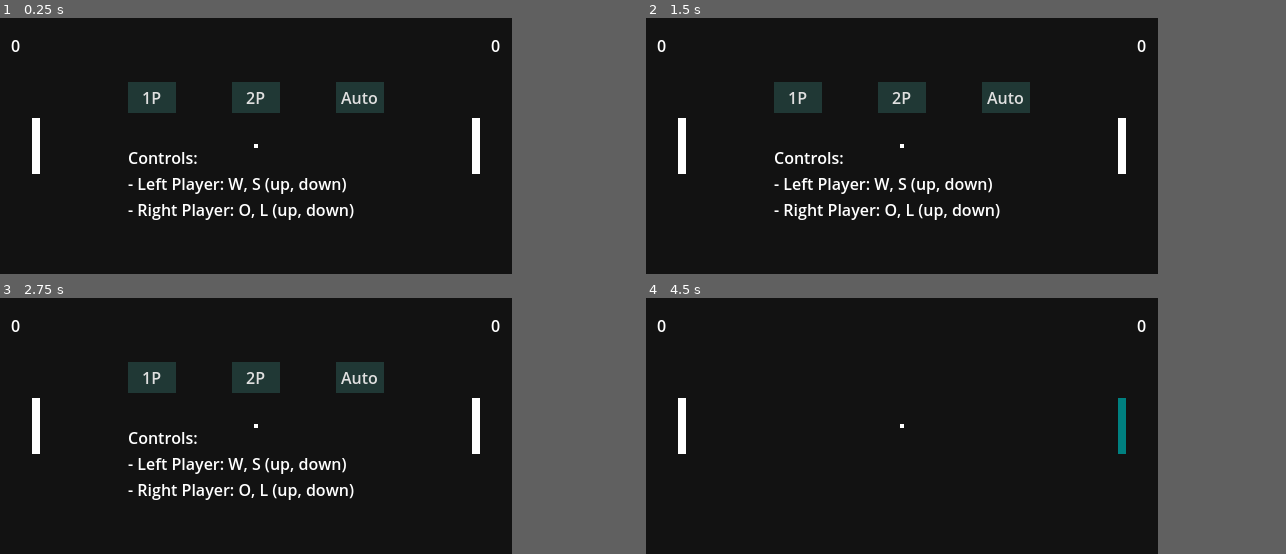
Above: before the commit, frames 1-4 (two rows, left to right).
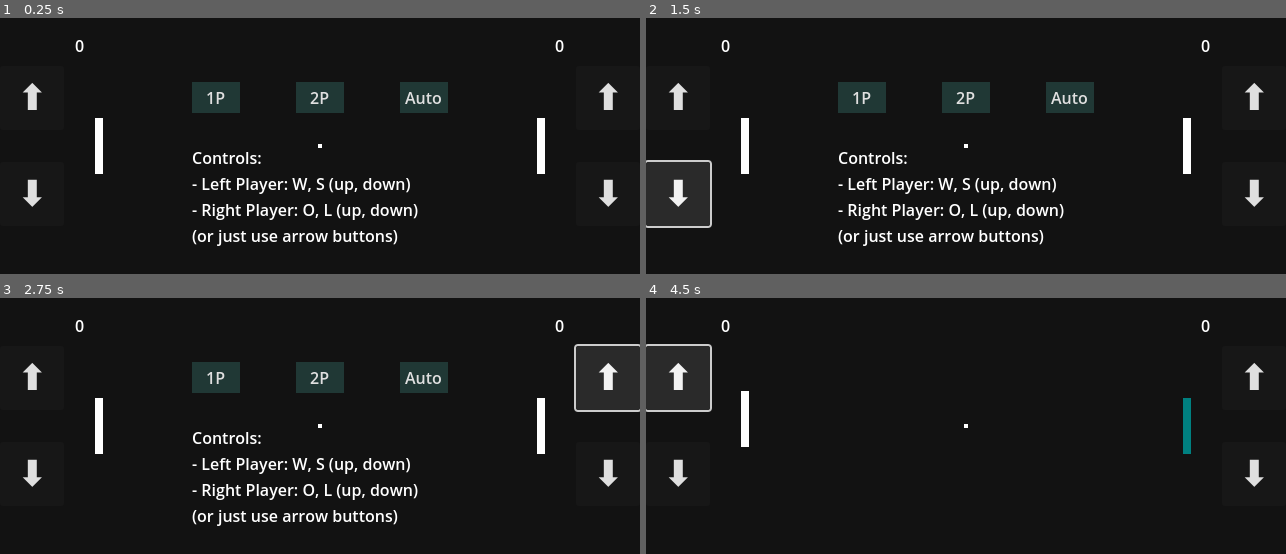
Above: after the commit, the same moments.

Repository: gmso/gamechallenge_pong
Game: Godot game, scene res://main.tscn
Two runs of this game, one before a commit and one after it. Both use one fixed random seed, a clock stepped at 60 frames per second and the inputs below.
Inputs (mouse positions are in pixels of both pictures, inside the frame that each line leads up to):
- Up to frame 1 (0.25 s): no input
- Up to frame 2 (1.5 s): click (671, 97) at 0.5 s, where only the run after the commit has a clickable "⬆️"; click (671, 194) at 1.25 s, where only the run after the commit has a clickable "⬇️"
- Up to frame 3 (2.75 s): click (486, 377) at 2 s, where only the run after the commit has a clickable "⬆️"
- Up to frame 4 (4.5 s): click (1132, 474) at 2.75 s, where only the run after the commit has a clickable "⬇️"; click "1P" at 3.5 s; click (671, 377) at 4.25 s, where only the run after the commit has a clickable "⬆️"
In our replay, the window is 512x256 before the commit and 640x256 after it. These sizes can differ from the game's own. Grey fills any space a smaller window leaves; there, only what the larger window draws over its background counts as a difference.

The runs differ from the first frame. In frame 1, 10% of the frame differs, in the area x 1-97%, y 8-90%; in frame 2, 11%; in frame 3, 11%, in the area x 1-100%, y 8-90%; in frame 4, 2.2%.

Commit message:
Add arrow buttons for touch screens

Diff:
--- a/ball.tscn
+++ b/ball.tscn
@@ -13,13 +13,13 @@
 script = ExtResource("1_x8fbi")
 
 [node name="CollisionShape2D" type="CollisionShape2D" parent="."]
-position = Vector2(256, 128)
+position = Vector2(320, 128)
 shape = SubResource("RectangleShape2D_41u45")
 
 [node name="ColorRect" type="ColorRect" parent="."]
-offset_left = 254.0
+offset_left = 318.0
 offset_top = 126.0
-offset_right = 258.0
+offset_right = 322.0
 offset_bottom = 130.0
 
 [node name="TimerAccelerateBall" type="Timer" parent="."]
--- a/hud.gd
+++ b/hud.gd
@@ -4,6 +4,10 @@
 signal start_game_2_players_requested
 signal start_game_auto_requested
 signal prepare_for_new_game_requested
+signal move_up_left_button_toggled(pressed:bool)
+signal move_down_left_button_toggled(pressed:bool)
+signal move_up_right_button_toggled(pressed:bool)
+signal move_down_right_button_toggled(pressed:bool)
 
 # Called when the node enters the scene tree for the first time.
 #func _ready() -> void:
@@ -48,3 +52,28 @@
 	$Button2Players.show()
 	$ButtonAuto.show()
 	prepare_for_new_game_requested.emit()
+
+
+func _on_move_up_left_button_down() -> void:
+	move_up_left_button_toggled.emit(true)
+
+func _on_move_up_left_button_up() -> void:
+	move_up_left_button_toggled.emit(false)
+
+func _on_move_down_left_button_down() -> void:
+	move_down_left_button_toggled.emit(true)
+
+func _on_move_down_left_button_up() -> void:
+	move_down_left_button_toggled.emit(false)
+
+func _on_move_up_right_button_down() -> void:
+	move_up_right_button_toggled.emit(true)
+
+func _on_move_up_right_button_up() -> void:
+	move_up_right_button_toggled.emit(false)
+
+func _on_move_down_right_button_down() -> void:
+	move_down_right_button_toggled.emit(true)
+
+func _on_move_down_right_button_up() -> void:
+	move_down_right_button_toggled.emit(false)
--- a/hud.tscn
+++ b/hud.tscn
@@ -24,15 +24,19 @@
 script = ExtResource("1_37p78")
 
 [node name="Background" type="ColorRect" parent="."]
-layout_mode = 0
-offset_right = 512.0
-offset_bottom = 256.0
+layout_mode = 1
+anchors_preset = 15
+anchor_right = 1.0
+anchor_bottom = 1.0
+grow_horizontal = 2
+grow_vertical = 2
 color = Color(0.072842635, 0.072842635, 0.072842635, 1)
 
 [node name="ScoreLeft" type="Label" parent="."]
 layout_mode = 0
+offset_left = 64.0
 offset_top = 16.0
-offset_right = 32.0
+offset_right = 96.0
 offset_bottom = 39.0
 text = "0"
 horizontal_alignment = 1
@@ -40,19 +44,20 @@
 
 [node name="Hint" type="Label" parent="."]
 layout_mode = 0
-offset_left = 128.0
+offset_left = 192.0
 offset_top = 128.0
-offset_right = 376.0
+offset_right = 440.0
 offset_bottom = 232.0
 text = "Controls:
 - Left Player: W, S (up, down)
-- Right Player: O, L (up, down)"
+- Right Player: O, L (up, down)
+(or just use arrow buttons)"
 
 [node name="ScoreRight" type="Label" parent="."]
 layout_mode = 0
-offset_left = 480.0
+offset_left = 544.0
 offset_top = 16.0
-offset_right = 512.0
+offset_right = 576.0
 offset_bottom = 39.0
 text = "0"
 horizontal_alignment = 1
@@ -60,27 +65,27 @@
 
 [node name="Button1Player" type="Button" parent="."]
 layout_mode = 0
-offset_left = 128.0
+offset_left = 192.0
 offset_top = 64.0
-offset_right = 176.0
+offset_right = 240.0
 offset_bottom = 95.0
 theme_override_styles/normal = SubResource("StyleBoxFlat_37p78")
 text = "1P"
 
 [node name="Button2Players" type="Button" parent="."]
 layout_mode = 0
-offset_left = 232.0
+offset_left = 296.0
 offset_top = 64.0
-offset_right = 280.0
+offset_right = 344.0
 offset_bottom = 95.0
 theme_override_styles/normal = SubResource("StyleBoxFlat_64ctp")
 text = "2P"
 
 [node name="ButtonAuto" type="Button" parent="."]
 layout_mode = 0
-offset_left = 336.0
+offset_left = 400.0
 offset_top = 64.0
-offset_right = 384.0
+offset_right = 448.0
 offset_bottom = 95.0
 theme_override_styles/normal = SubResource("StyleBoxFlat_8sq4i")
 text = "Auto"
@@ -120,7 +125,53 @@
 theme_override_styles/normal = SubResource("StyleBoxFlat_640wx")
 text = "Play again?"
 
+[node name="MoveUpLeft" type="Button" parent="."]
+custom_minimum_size = Vector2(64, 64)
+layout_mode = 0
+offset_top = 48.0
+offset_right = 64.0
+offset_bottom = 112.0
+theme_override_font_sizes/font_size = 36
+text = "⬆️"
+
+[node name="MoveDownLeft" type="Button" parent="."]
+custom_minimum_size = Vector2(64, 64)
+layout_mode = 0
+offset_top = 144.0
+offset_right = 64.0
+offset_bottom = 208.0
+theme_override_font_sizes/font_size = 36
+text = "⬇️"
+
+[node name="MoveUpRight" type="Button" parent="."]
+custom_minimum_size = Vector2(64, 64)
+layout_mode = 0
+offset_left = 576.0
+offset_top = 48.0
+offset_right = 640.0
+offset_bottom = 112.0
+theme_override_font_sizes/font_size = 36
+text = "⬆️"
+
+[node name="MoveDownRight" type="Button" parent="."]
+custom_minimum_size = Vector2(64, 64)
+layout_mode = 0
+offset_left = 576.0
+offset_top = 144.0
+offset_right = 640.0
+offset_bottom = 208.0
+theme_override_font_sizes/font_size = 36
+text = "⬇️"
+
 [connection signal="pressed" from="Button1Player" to="." method="_on_button_1_player_pressed"]
 [connection signal="pressed" from="Button2Players" to="." method="_on_button_2_players_pressed"]
 [connection signal="pressed" from="ButtonAuto" to="." method="_on_button_auto_pressed"]
 [connection signal="pressed" from="ButtonPlayAgain" to="." method="_on_button_play_again_pressed"]
+[connection signal="button_down" from="MoveUpLeft" to="." method="_on_move_up_left_button_down"]
+[connection signal="button_up" from="MoveUpLeft" to="." method="_on_move_up_left_button_up"]
+[connection signal="button_down" from="MoveDownLeft" to="." method="_on_move_down_left_button_down"]
+[connection signal="button_up" from="MoveDownLeft" to="." method="_on_move_down_left_button_up"]
+[connection signal="button_down" from="MoveUpRight" to="." method="_on_move_up_right_button_down"]
+[connection signal="button_up" from="MoveUpRight" to="." method="_on_move_up_right_button_up"]
+[connection signal="button_down" from="MoveDownRight" to="." method="_on_move_down_right_button_down"]
+[connection signal="button_up" from="MoveDownRight" to="." method="_on_move_down_right_button_up"]
--- a/main.gd
+++ b/main.gd
@@ -69,6 +69,17 @@
 	$PlayerRight.init_player_bot()
 	start_new_game()
 
-
 func _on_hud_prepare_for_new_game_requested() -> void:
 	$AudioBackground.play()
+
+func _on_hud_move_up_left_button_toggled(pressed: bool) -> void:
+	$PlayerLeft.move_up_pressed = pressed
+
+func _on_hud_move_down_left_button_toggled(pressed: bool) -> void:
+	$PlayerLeft.move_down_pressed = pressed
+
+func _on_hud_move_up_right_button_toggled(pressed: bool) -> void:
+	$PlayerRight.move_up_pressed = pressed
+
+func _on_hud_move_down_right_button_toggled(pressed: bool) -> void:
+	$PlayerRight.move_down_pressed = pressed
--- a/main.tscn
+++ b/main.tscn
@@ -16,10 +16,10 @@
 [node name="HUD" parent="." instance=ExtResource("5_7mycd")]
 
 [node name="PlayerLeft" parent="." instance=ExtResource("1_ig7tw")]
-side = 0
 mode = 1
 
 [node name="PlayerRight" parent="." instance=ExtResource("1_ig7tw")]
+side = 1
 mode = 1
 
 [node name="Walls" parent="." instance=ExtResource("2_0xm2m")]
@@ -38,6 +38,10 @@
 [node name="AudioGameFinished" type="AudioStreamPlayer2D" parent="."]
 stream = ExtResource("9_kek77")
 
+[connection signal="move_down_left_button_toggled" from="HUD" to="." method="_on_hud_move_down_left_button_toggled"]
+[connection signal="move_down_right_button_toggled" from="HUD" to="." method="_on_hud_move_down_right_button_toggled"]
+[connection signal="move_up_left_button_toggled" from="HUD" to="." method="_on_hud_move_up_left_button_toggled"]
+[connection signal="move_up_right_button_toggled" from="HUD" to="." method="_on_hud_move_up_right_button_toggled"]
 [connection signal="prepare_for_new_game_requested" from="HUD" to="." method="_on_hud_prepare_for_new_game_requested"]
 [connection signal="start_game_1_player_requested" from="HUD" to="." method="_on_hud_start_game_1_player_requested"]
 [connection signal="start_game_2_players_requested" from="HUD" to="." method="_on_hud_start_game_2_players_requested"]
--- a/player.gd
+++ b/player.gd
@@ -8,7 +8,9 @@
 
 var player_speed = 200 # in pixels/sec
 var last_known_ball_position: Vector2
-var bot_hijacked = false
+var bot_hijacked: bool = false
+var move_up_pressed: bool = false
+var move_down_pressed: bool = false
 
 # Called when the node enters the scene tree for the first time.
 func _ready() -> void:
@@ -42,15 +44,15 @@
 
 func set_direction_manual() -> Vector2:
 	if side == PlayerSide.LEFT:
-		if Input.is_action_pressed("letter_w"):
+		if Input.is_action_pressed("letter_w") or move_up_pressed:
 			return Vector2.UP
-		elif Input.is_action_pressed("letter_s"):
+		elif Input.is_action_pressed("letter_s") or move_down_pressed:
 			return Vector2.DOWN
 
 	elif side == PlayerSide.RIGHT:
-		if Input.is_action_pressed("letter_o"):
+		if Input.is_action_pressed("letter_o") or move_up_pressed:
 			return Vector2.UP
-		elif Input.is_action_pressed("letter_l"):
+		elif Input.is_action_pressed("letter_l") or move_down_pressed:
 			return Vector2.DOWN
 
 	return Vector2.ZERO
--- a/player.tscn
+++ b/player.tscn
@@ -8,15 +8,16 @@
 [node name="Player" type="CharacterBody2D"]
 motion_mode = 1
 script = ExtResource("1_4flbx")
+side = 0
 
 [node name="CollisionBar" type="CollisionShape2D" parent="."]
-position = Vector2(36, 128)
+position = Vector2(99, 128)
 shape = SubResource("RectangleShape2D_sh265")
 
 [node name="PlayerBar" type="ColorRect" parent="."]
-offset_left = 32.0
+offset_left = 95.0
 offset_top = 100.0
-offset_right = 40.0
+offset_right = 103.0
 offset_bottom = 156.0
 
 [node name="TimerStartHijackBot" type="Timer" parent="."]
--- a/project.godot
+++ b/project.godot
@@ -17,7 +17,7 @@
 
 [display]
 
-window/size/viewport_width=512
+window/size/viewport_width=640
 window/size/viewport_height=256
 window/stretch/mode="viewport"
 window/stretch/scale_mode="integer"
--- a/walls.tscn
+++ b/walls.tscn
@@ -14,21 +14,23 @@
 script = ExtResource("1_xxkwp")
 
 [node name="Top" type="CollisionShape2D" parent="."]
+position = Vector2(64, 0)
 shape = SubResource("SegmentShape2D_oelu8")
 
 [node name="Bottom" type="CollisionShape2D" parent="."]
-position = Vector2(0, 256)
+position = Vector2(64, 256)
 shape = SubResource("SegmentShape2D_oelu8")
 
 [node name="LeftEdge" type="Area2D" parent="."]
 
 [node name="CollisionShape2D" type="CollisionShape2D" parent="LeftEdge"]
+position = Vector2(64, 0)
 shape = SubResource("SegmentShape2D_jt0p1")
 
 [node name="RightEdge" type="Area2D" parent="."]
 
 [node name="CollisionShape2D" type="CollisionShape2D" parent="RightEdge"]
-position = Vector2(512, 0)
+position = Vector2(576, 0)
 shape = SubResource("SegmentShape2D_jt0p1")
 
 [connection signal="body_exited" from="LeftEdge" to="." method="_on_left_edge_body_exited"]
Not shown, changed: docs/index.apple-touch-icon.png.import
Not shown, changed: docs/index.icon.png.import
Not shown, changed: docs/index.png.import
Not shown, changed: export_presets.cfg
Not shown, changed: docs/index.html
Not shown, changed: docs/index.pck
